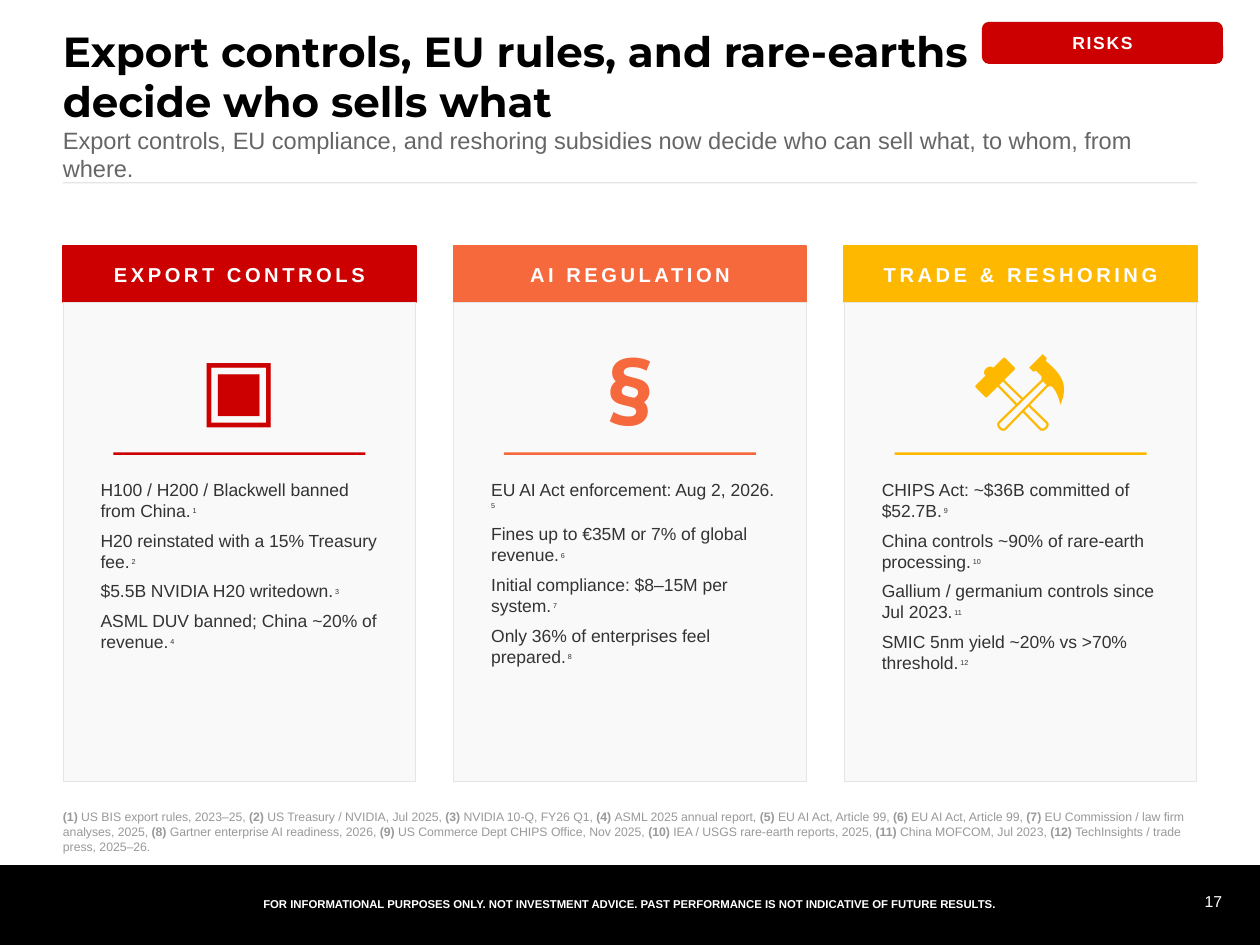
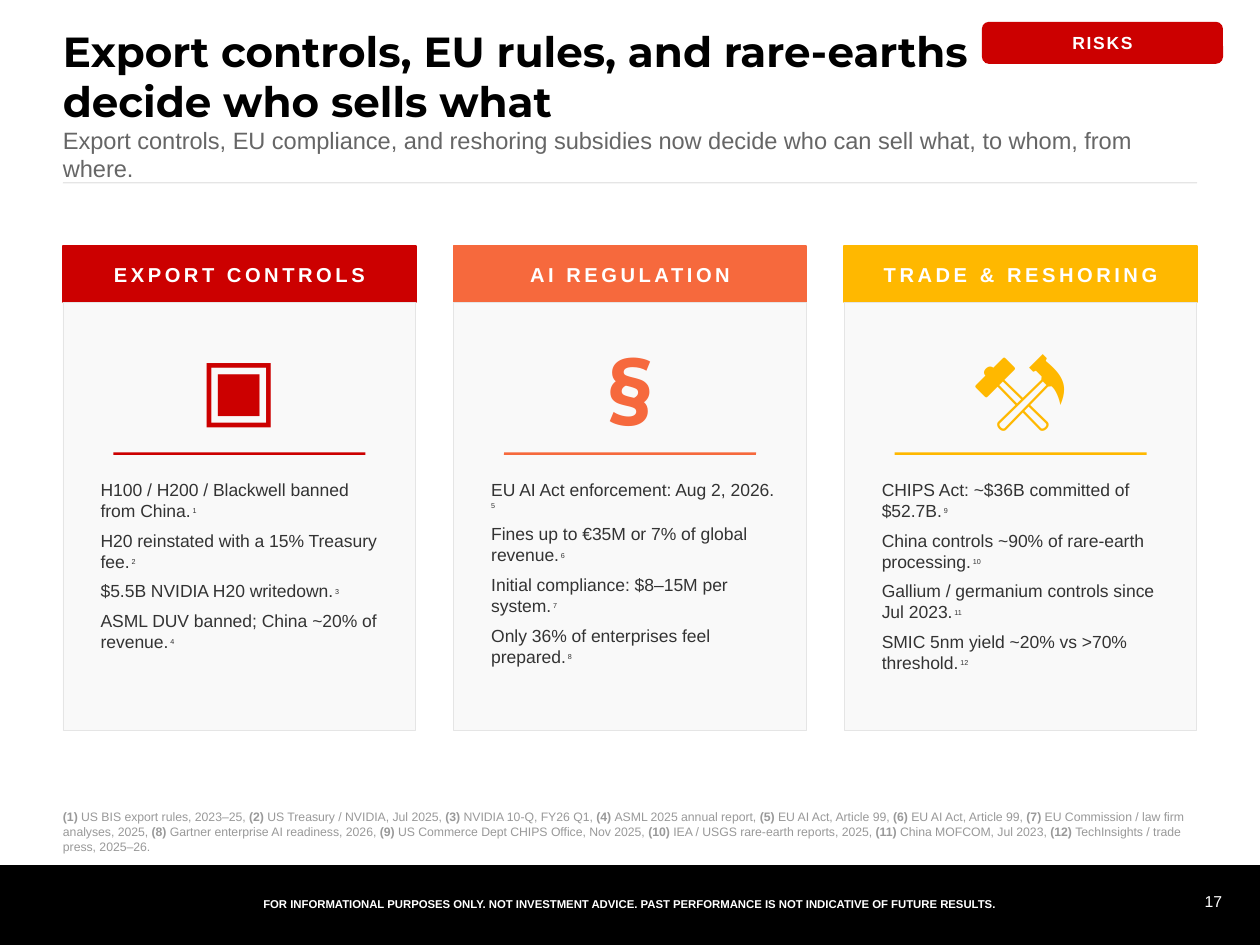
Before and after one commit to samuelcmcclellan-cell/ai-markets-deck, a slide deck: slide 17 of ai-markets-deck.pptx. Drawn at 1260x945 pixels with LibreOffice and Linux fonts; fonts in the diff are those of the drawing. Boxes give left, top, right and bottom in pixels: in the first picture for what was removed or moved away, otherwise in the second. Text is boxed around its words. In the diff, an @@ line names an element or a change of style, - is before the commit and + after.

```diff
--- a/ai-markets-deck.pptx
+++ b/ai-markets-deck.pptx
@@ rectangle: place and size @@
-rectangle at [63, 302, 416, 781]
+rectangle at [63, 302, 416, 731]
@@ rectangle: place and size @@
-rectangle at [454, 302, 806, 781]
+rectangle at [454, 302, 806, 731]
@@ rectangle: place and size @@
-rectangle at [844, 302, 1197, 781]
+rectangle at [844, 302, 1197, 731]
```
Also in this commit, not shown: 6 other slides changed, 8 other files.
